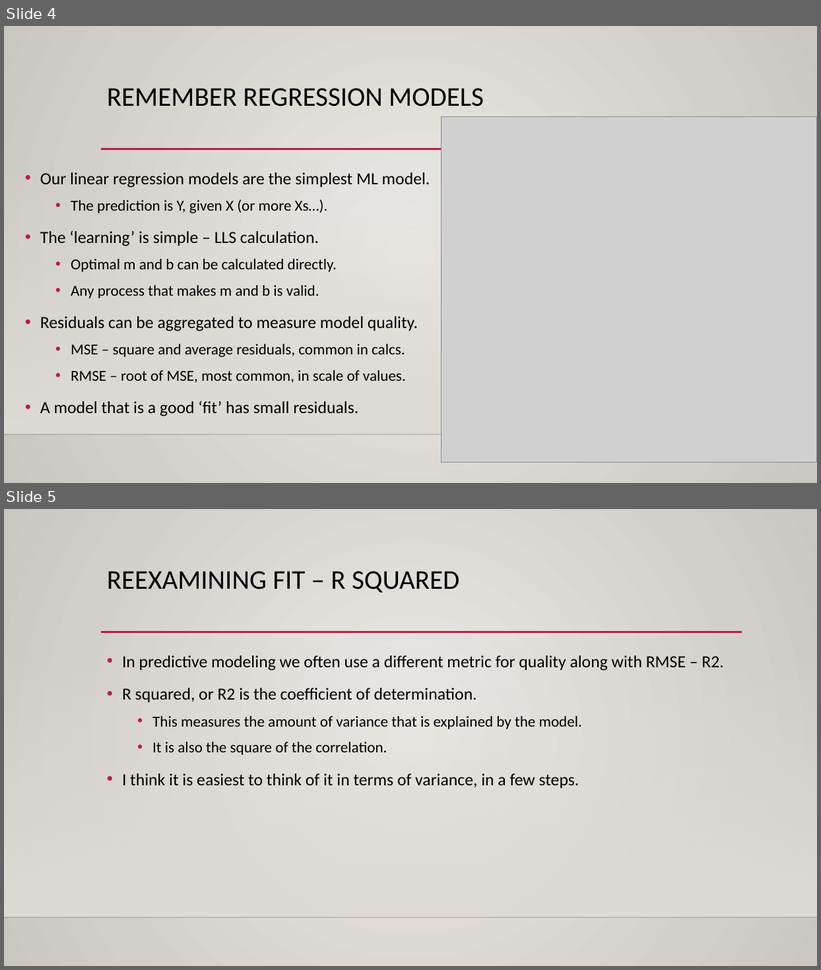
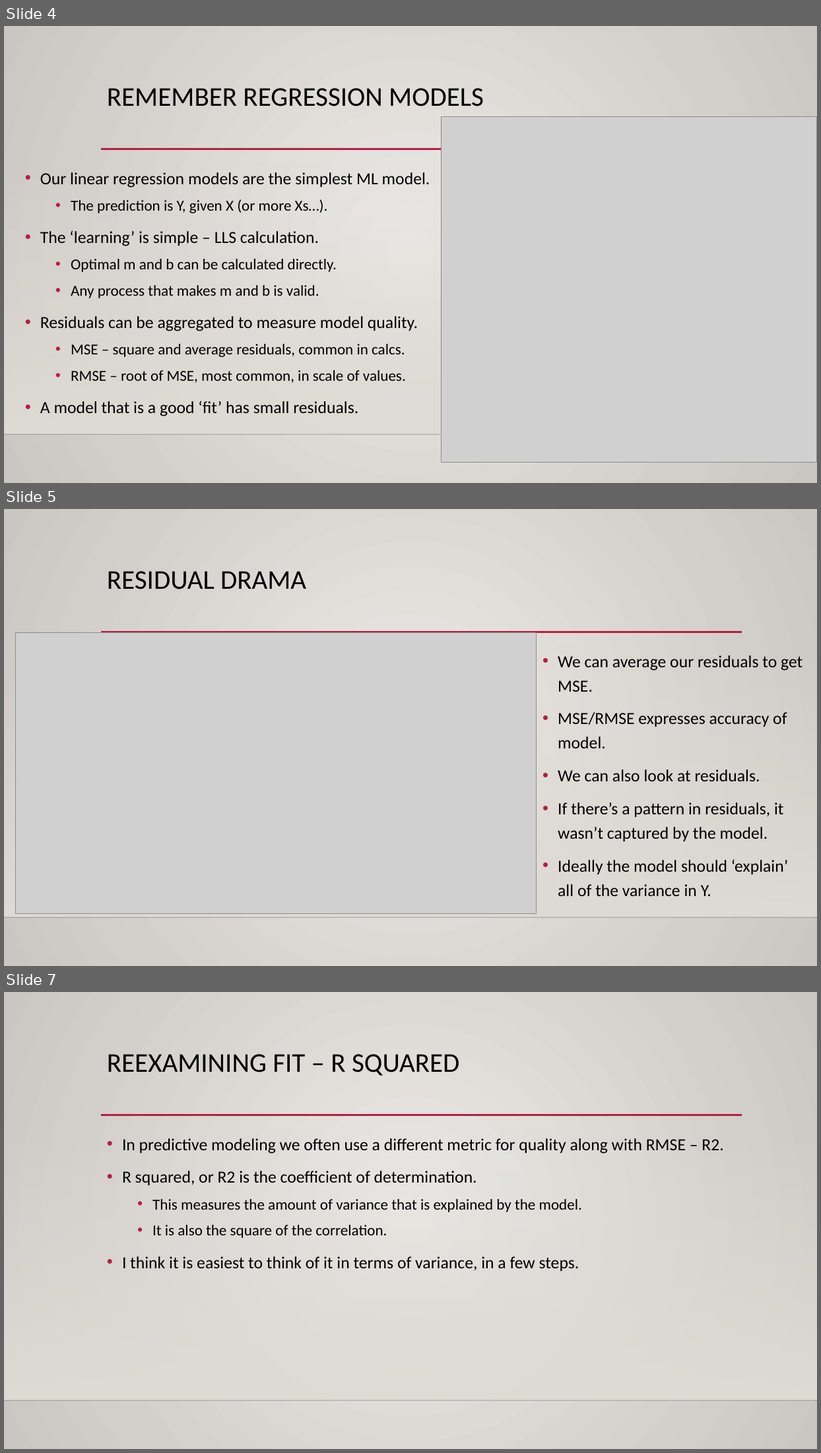
Before and after one commit to AkeemSemperDataScience/Basic_Stats_in_Python_Student_Repository, a slide deck: reference_material/slides/021_r_squared.pptx. Shown one above the other, each under a label of ours: slides 4 and 5 before the commit, slides 4, 5 and 7 after it; the slides between them are not shown. The pictures are 821x970 and 821x1453 pixels, drawn with LibreOffice and Linux fonts; fonts in the diff are those of the drawing; grey boxes stand for pictures; background and template pictures are left out. Boxes give left, top, right and bottom in pixels: in the first picture for what was removed or moved away, otherwise in the second. Text is boxed around its words. In the diff, an @@ line names an element or a change of style, - is before the commit and + after.

```diff
--- a/reference_material/slides/021_r_squared.pptx
+++ b/reference_material/slides/021_r_squared.pptx
@@ slide 5 added at (4,509,817,966), background gradient #ECEAE7 to #CAC7C1; not listed: 3 template elements that a slide beside it also shows @@
@@ title added at (107,571,306,590), 32 pt, text #000000 @@
+RESIDUAL DRAMA
@@ picture added at (16,633,537,915) @@
@@ text added at (558,656,803,896), 20 pt, text #000000 @@
+• We can average our residuals to get MSE.
+• MSE/RMSE expresses accuracy of model.
+• We can also look at residuals.
+• If there’s a pattern in residuals, it wasn’t captured by the model.
+• Ideally the model should ‘explain’ all of the variance in Y.
@@ what was slide 5 is now slide 7 @@
```
Also in this commit, not shown: 1 slide changed, 1 other slide added, 2 other files.
